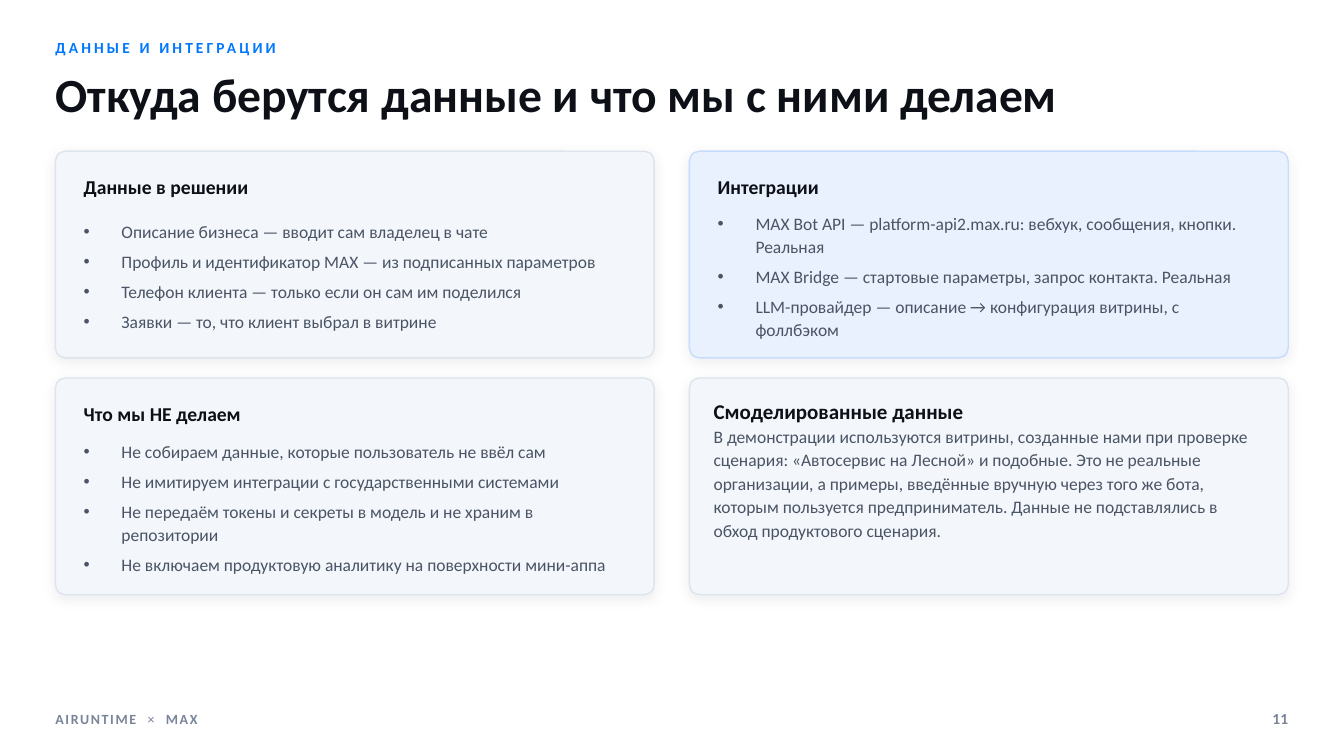
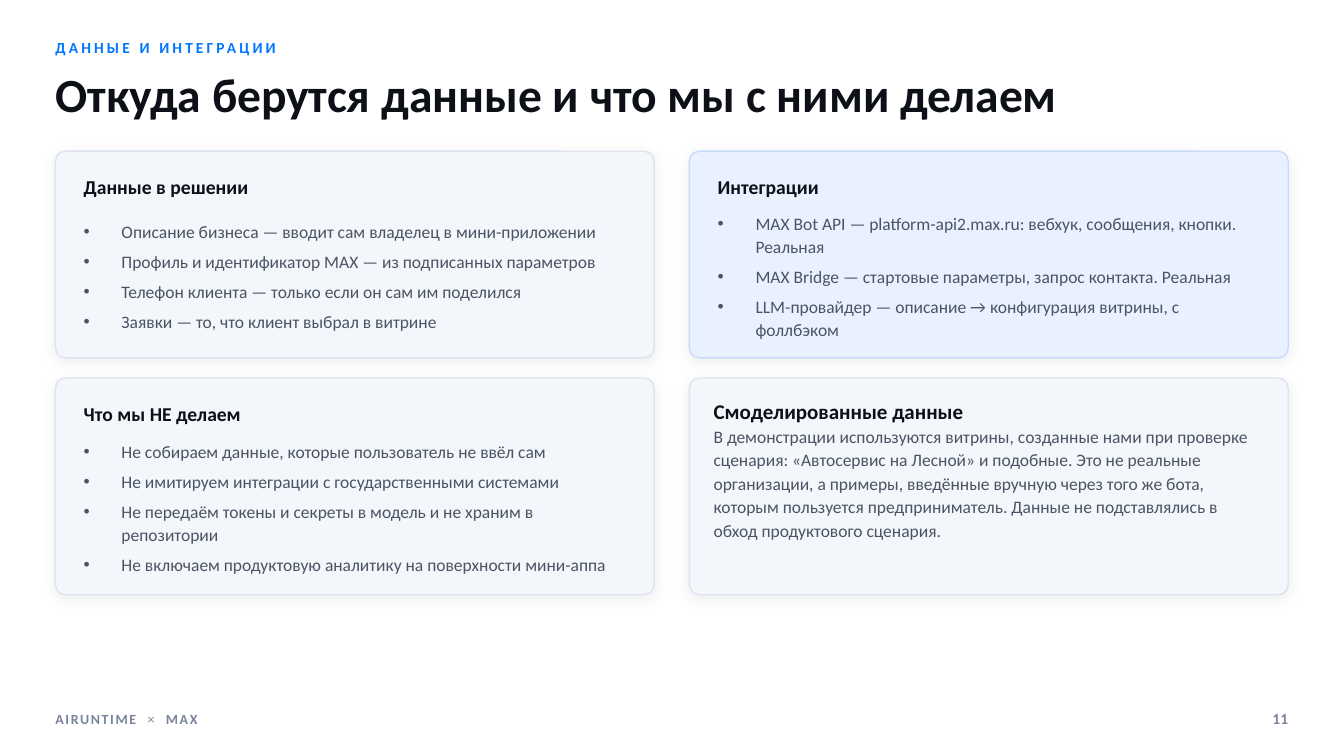
Before and after one commit to airuntime-ru/airuntime, a slide deck: slide 11 of docs/max-presentation/presentation.pptx. Drawn at 1344x756 pixels with LibreOffice and Linux fonts; fonts in the diff are those of the drawing. Boxes give left, top, right and bottom in pixels: in the first picture for what was removed or moved away, otherwise in the second. Text is boxed around its words. In the diff, an @@ line names an element or a change of style, - is before the commit and + after.

```diff
--- a/docs/max-presentation/presentation.pptx
+++ b/docs/max-presentation/presentation.pptx
@@ text at (x1=121, y1=226, x2=596, y2=241): text changed @@
-• Описание бизнеса — вводит сам владелец в чате
+• Описание бизнеса — вводит сам владелец в мини-приложении
```
Also in this commit, not shown: 7 other slides changed, 17 other files.
